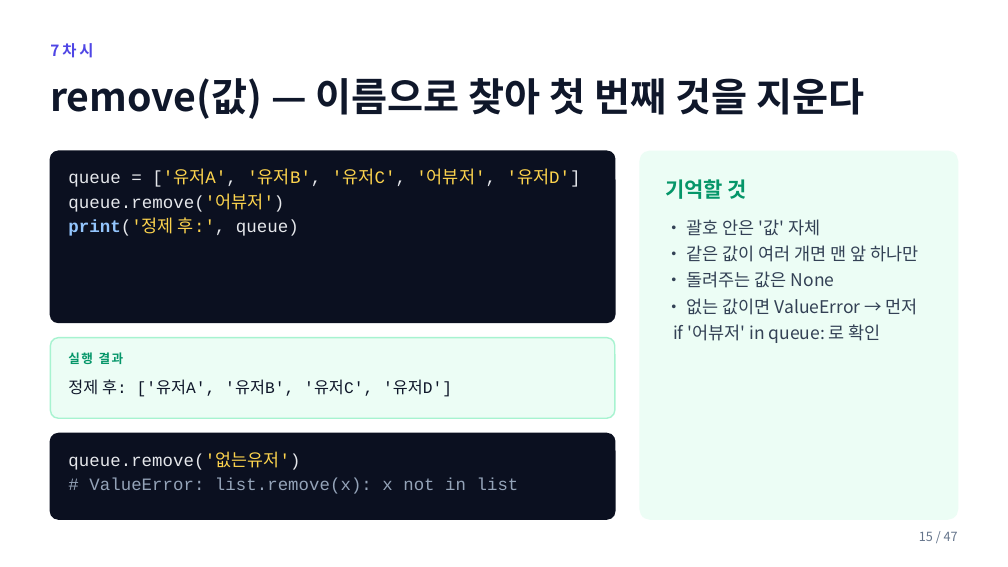
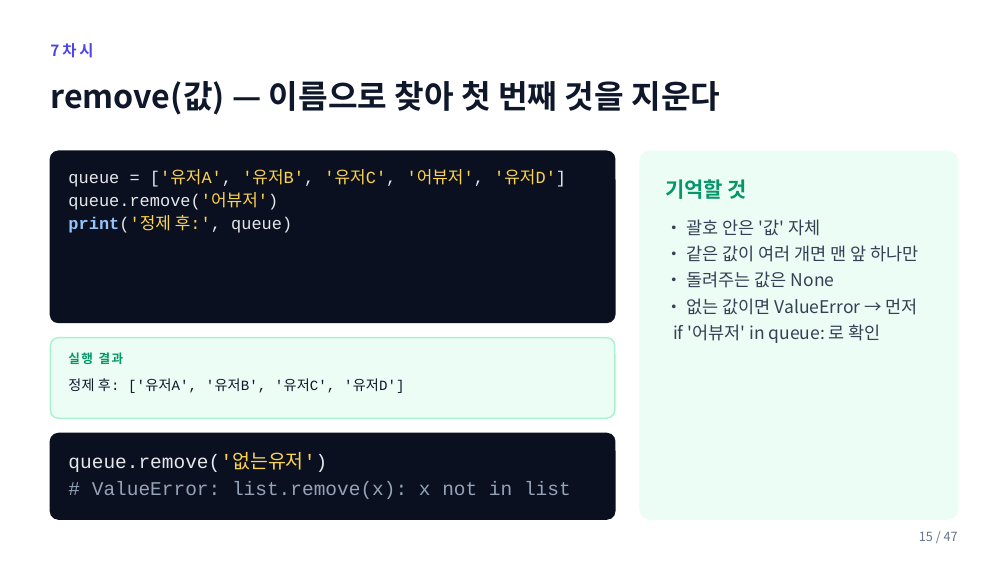
Before and after one commit to ChungChiweon/aice-quest, a slide deck: slide 15 of 강의자료/파이썬기초2_6-10차시.pptx. Drawn at 1008x567 pixels with LibreOffice and Linux fonts; fonts in the diff are those of the drawing. Boxes give left, top, right and bottom in pixels: in the first picture for what was removed or moved away, otherwise in the second. Text is boxed around its words. In the diff, an @@ line names an element or a change of style, - is before the commit and + after.

```diff
--- a/강의자료/파이썬기초2_6-10차시.pptx
+++ b/강의자료/파이썬기초2_6-10차시.pptx
@@ text "remove(값) — 이름으로 찾아 첫 ..." at (50, 81, 720, 115): size 28 to 23 pt @@
@@ text "queue = ['유저A', '유저B', '유저C', ..." at (68, 170, 566, 233): size 12.5 to 12.1 pt @@
@@ text "정제 후: ['유저A', '유저B', '유저C', ..." at (68, 378, 405, 393): size 11.6 to 10.1 pt @@
@@ text "queue.remove('없는유저')" at (68, 454, 571, 499): size 12.4 to 13.9 pt @@
```
Also in this commit, not shown: 32 other slides changed, 8 other files.
